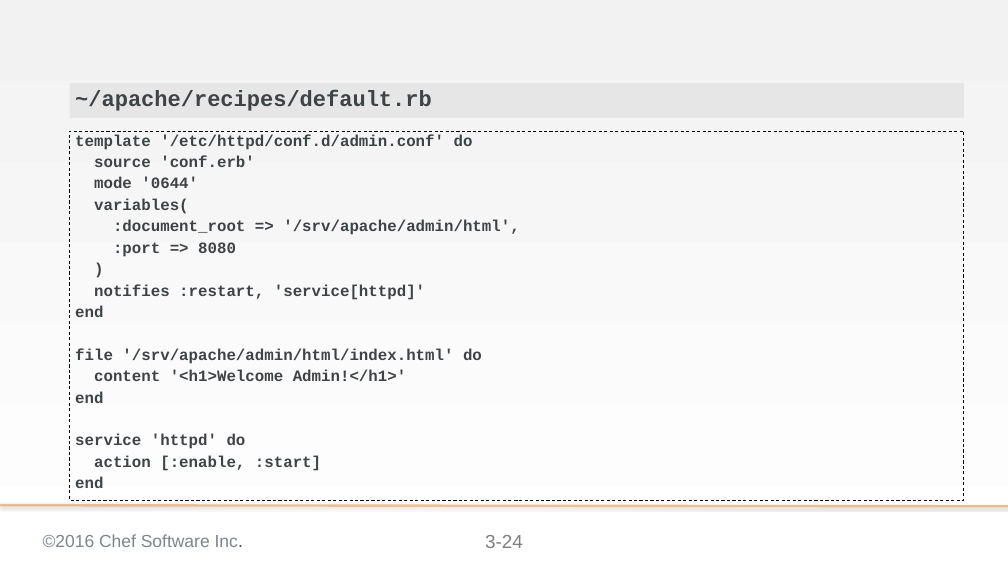
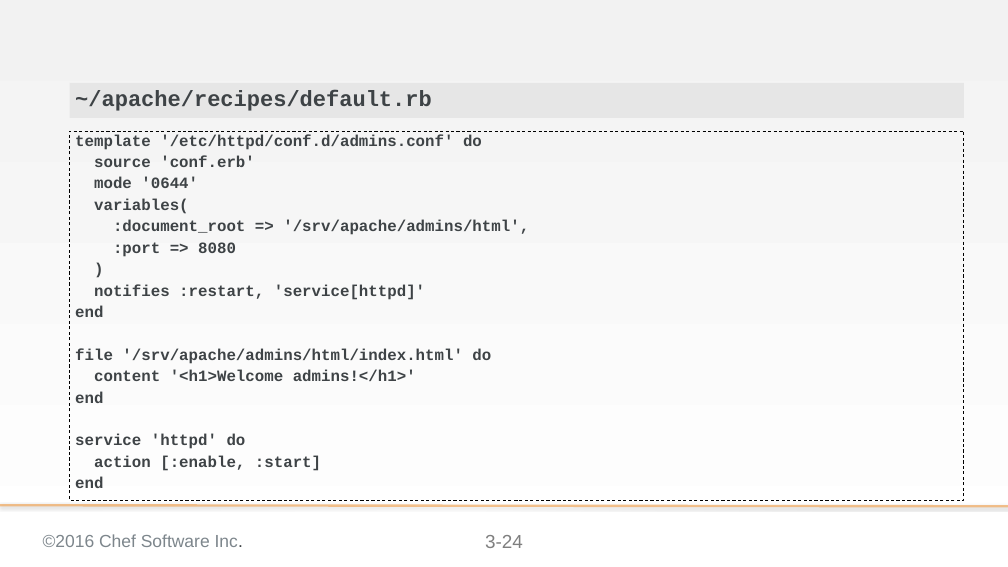
Before and after one commit to chef-training/extending_cookbooks, a slide deck: slide 24 of 03-creating_a_custom_resource-linux.pptx. Drawn at 1008x567 pixels with LibreOffice and Linux fonts; fonts in the diff are those of the drawing; background and template pictures are left out. Boxes give left, top, right and bottom in pixels: in the first picture for what was removed or moved away, otherwise in the second. Text is boxed around its words. In the diff, an @@ line names an element or a change of style, - is before the commit and + after.

```diff
--- a/03-creating_a_custom_resource-linux.pptx
+++ b/03-creating_a_custom_resource-linux.pptx
@@ text at [75,134,482,150]: text changed @@
-template '/etc/httpd/conf.d/admin.conf' do
+template '/etc/httpd/conf.d/admins.conf' do
@@ text at [113,220,529,235]: text changed @@
-:document_root => '/srv/apache/admin/html',
+:document_root => '/srv/apache/admins/html',
@@ text at [75,348,491,381]: text changed @@
-file '/srv/apache/admin/html/index.html' do
-content '<h1>Welcome Admin!</h1>'
+file '/srv/apache/admins/html/index.html' do
+content '<h1>Welcome admins!</h1>'
```
Also in this commit, not shown: 29 other slides changed, 12 slides added, 2 slides removed.
